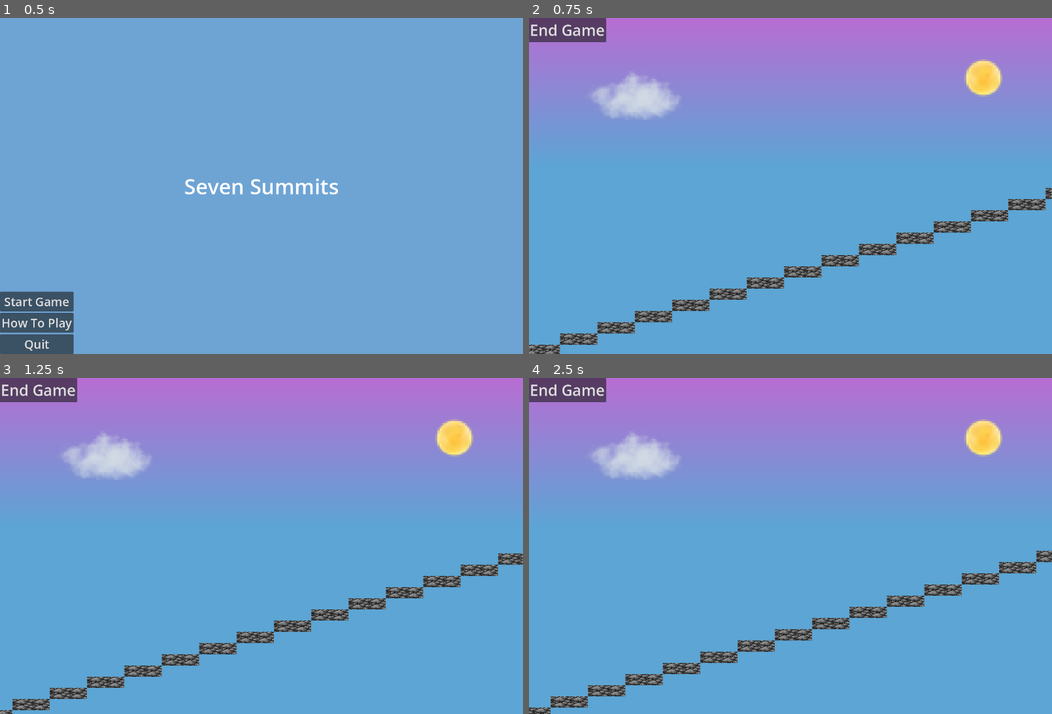
Above: before the commit, frames 1-4 (two rows, left to right).
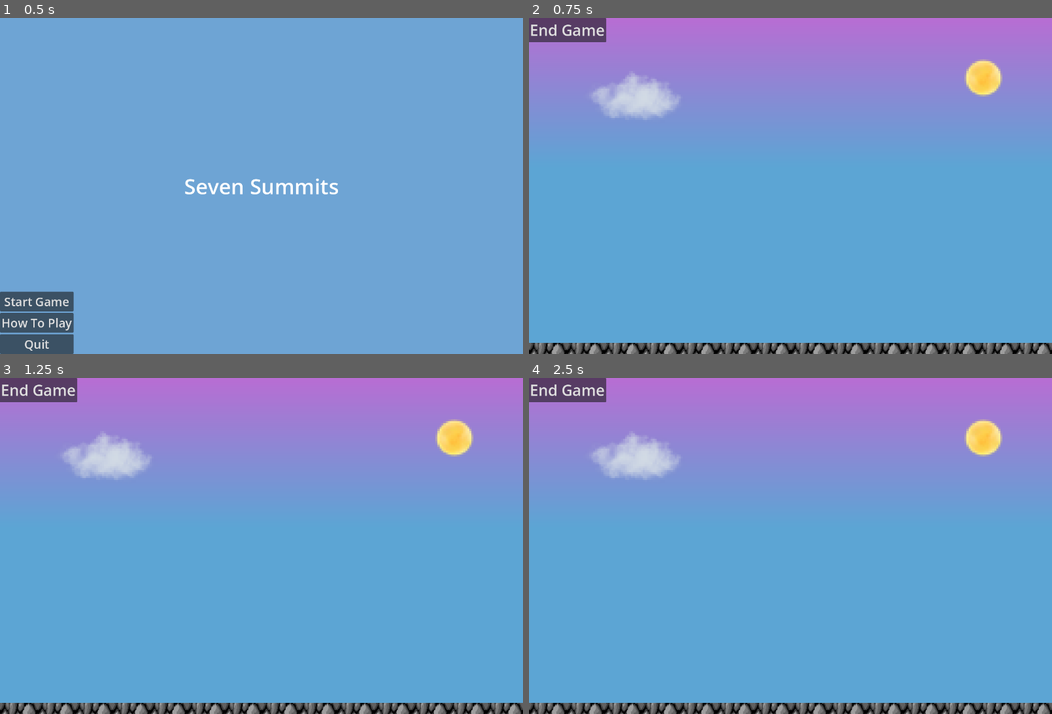
Above: after the commit, the same moments.

Repository: Juliatduffy/hack-usu
Game: Godot game, scene res://Start.tscn
Same seed, same stepped clock (60 frames per second), same inputs: the game is played once before the commit and once after it.
Inputs:
- Up to frame 1 (0.5 s): no input
- Up to frame 2 (0.75 s): click "Start Game" at 0.5 s
- Up to frame 3 (1.25 s): no input
- Up to frame 4 (2.5 s): click "End Game" at 1.25 s; click "Play" at 2 s

Frame 1 is identical in both runs. In frame 2, 6.4% of the frame differs, in the area x 0-100%, y 50-100%; in frame 3, 6.4%; in frame 4, 6.4%.

Commit message:
stairs working better

Diff:
--- a/hackathon/Game.tscn
+++ b/hackathon/Game.tscn
@@ -60,7 +60,7 @@
 layout_mode = 0
 offset_top = 870.0
 offset_right = 100.0
-offset_bottom = 900.0
+offset_bottom = 930.0
 texture = ExtResource("4_t88pq")
 expand_mode = 1
 
@@ -69,7 +69,7 @@
 offset_left = 100.0
 offset_top = 840.0
 offset_right = 200.0
-offset_bottom = 870.0
+offset_bottom = 900.0
 texture = ExtResource("4_t88pq")
 expand_mode = 1
 
@@ -78,7 +78,7 @@
 offset_left = 200.0
 offset_top = 810.0
 offset_right = 300.0
-offset_bottom = 840.0
+offset_bottom = 870.0
 texture = ExtResource("4_t88pq")
 expand_mode = 1
 
@@ -87,7 +87,7 @@
 offset_left = 300.0
 offset_top = 780.0
 offset_right = 400.0
-offset_bottom = 810.0
+offset_bottom = 840.0
 texture = ExtResource("4_t88pq")
 expand_mode = 1
 
@@ -96,7 +96,7 @@
 offset_left = 400.0
 offset_top = 750.0
 offset_right = 500.0
-offset_bottom = 780.0
+offset_bottom = 810.0
 texture = ExtResource("4_t88pq")
 expand_mode = 1
 
@@ -105,7 +105,7 @@
 offset_left = 500.0
 offset_top = 720.0
 offset_right = 600.0
-offset_bottom = 750.0
+offset_bottom = 780.0
 texture = ExtResource("4_t88pq")
 expand_mode = 1
 
@@ -114,7 +114,7 @@
 offset_left = 600.0
 offset_top = 690.0
 offset_right = 700.0
-offset_bottom = 720.0
+offset_bottom = 750.0
 texture = ExtResource("4_t88pq")
 expand_mode = 1
 
@@ -123,7 +123,7 @@
 offset_left = 700.0
 offset_top = 660.0
 offset_right = 800.0
-offset_bottom = 690.0
+offset_bottom = 720.0
 texture = ExtResource("4_t88pq")
 expand_mode = 1
 
@@ -132,61 +132,7 @@
 offset_left = 800.0
 offset_top = 630.0
 offset_right = 900.0
-offset_bottom = 660.0
-texture = ExtResource("4_t88pq")
-expand_mode = 1
-
-[node name="s10" type="TextureRect" parent="Stairs" unique_id=1777865275]
-layout_mode = 0
-offset_left = 900.0
-offset_top = 600.0
-offset_right = 1000.0
-offset_bottom = 630.0
-texture = ExtResource("4_t88pq")
-expand_mode = 1
-
-[node name="s11" type="TextureRect" parent="Stairs" unique_id=827524117]
-layout_mode = 0
-offset_left = 1000.0
-offset_top = 570.0
-offset_right = 1100.0
-offset_bottom = 600.0
-texture = ExtResource("4_t88pq")
-expand_mode = 1
-
-[node name="s12" type="TextureRect" parent="Stairs" unique_id=1660239883]
-layout_mode = 0
-offset_left = 1100.0
-offset_top = 540.0
-offset_right = 1200.0
-offset_bottom = 570.0
-texture = ExtResource("4_t88pq")
-expand_mode = 1
-
-[node name="s13" type="TextureRect" parent="Stairs" unique_id=1023963358]
-layout_mode = 0
-offset_left = 1200.0
-offset_top = 510.0
-offset_right = 1300.0
-offset_bottom = 540.0
-texture = ExtResource("4_t88pq")
-expand_mode = 1
-
-[node name="s14" type="TextureRect" parent="Stairs" unique_id=1509790553]
-layout_mode = 0
-offset_left = 1300.0
-offset_top = 480.0
-offset_right = 1400.0
-offset_bottom = 510.0
-texture = ExtResource("4_t88pq")
-expand_mode = 1
-
-[node name="s15" type="TextureRect" parent="Stairs" unique_id=2113066925]
-layout_mode = 0
-offset_left = 1300.0
-offset_top = 480.0
-offset_right = 1400.0
-offset_bottom = 510.0
+offset_bottom = 690.0
 texture = ExtResource("4_t88pq")
 expand_mode = 1
 
--- a/hackathon/stairs.gd
+++ b/hackathon/stairs.gd
@@ -1,89 +1,116 @@
 extends Control
 
-# Movement (pixels/sec)
-@export var speed_left: float = 100.0
-@export var speed_down: float = 30.0
+# Tile size
+@export var tile_w: float = 200.0
+@export var tile_h: float = 400.0
 
-# Step geometry
-@export var tile_size: Vector2 = Vector2(100, 30)
-@export var step_spacing: Vector2 = Vector2(100, 30) # right 100, up 30 (negative y)
+# WAY slower (bigger = slower)
+@export var step_interval: float = 1.2
 
-# How many steps you have (you said 15)
-@export var step_count: int = 15
+# Vertical behavior
+@export var base_drop_per_step: float = 20.0
+@export var jagged_max: float = 120.0
 
-# Where the staircase "starts" (bottom-left-ish)
+# Max allowed height change between consecutive tiles
+@export var max_jump_height_diff: float = 200.0
+
+# Playable vertical band (smaller y = higher on screen)
+@export var y_min: float = 200.0
+@export var y_max: float = 900.0
+
 @export var start_pos: Vector2 = Vector2(0, 870)
-
-# Offscreen padding
-@export var pad: float = 20.0
+@export var step_count: int = 9
 
 var _steps: Array[Control] = []
-var _d: Vector2 # direction from one step to the next (up-right)
+var _t_accum: float = 0.0
 
 func _ready() -> void:
-	_d = Vector2(step_spacing.x, -step_spacing.y) # up-right in Godot coords
-
+	randomize()
 	_collect_steps()
-	_size_steps()
-	_layout_initial()
+	_force_sizes()
+	_initial_layout()
 
 func _process(delta: float) -> void:
-	var screen := get_viewport_rect().size
-	var move := Vector2(-speed_left, speed_down) * delta
-
-	# Move all steps
-	for s in _steps:
-		s.global_position += move
-
-	# Wrap any step that left the screen
-	for s in _steps:
-		if _is_offscreen(s, screen):
-			var front := _frontmost_step()
-			s.global_position = front.global_position + _d
+	_t_accum += delta
+	while _t_accum >= step_interval:
+		_t_accum -= step_interval
+		_advance_one_step()
 
 func _collect_steps() -> void:
 	_steps.clear()
 
-	# Prefer s1..s15 if they exist (your setup)
 	for i in range(1, step_count + 1):
 		var n := get_node_or_null("s%d" % i)
 		if n != null and n is Control:
 			_steps.append(n)
 
-	# Fallback: if naming isn't perfect, just grab children
+	# Fallback: grab children if naming isn't perfect
 	if _steps.size() == 0:
 		for c in get_children():
 			if c is Control:
 				_steps.append(c)
 
-func _size_steps() -> void:
+func _force_sizes() -> void:
 	for s in _steps:
-		s.custom_minimum_size = tile_size
-		s.size = tile_size
+		s.custom_minimum_size = Vector2(tile_w, tile_h)
+		s.size = Vector2(tile_w, tile_h)
 
-func _layout_initial() -> void:
-	# Make a clean staircase: bottom-left -> up-right
-	# s1 at start_pos, s2 one step up-right, etc.
-	# Uses GLOBAL positions so Control layout doesn’t fight you.
+func _initial_layout() -> void:
+	var x := start_pos.x
+	var y := _bounce_y(start_pos.y)
+
 	for i in range(_steps.size()):
-		_steps[i].global_position = start_pos + _d * float(i)
+		_steps[i].global_position = Vector2(x, y)
+		x += tile_w
 
-func _is_offscreen(s: Control, screen: Vector2) -> bool:
-	var p := s.global_position
-	var off_left := (p.x + tile_size.x) < -pad
-	var off_bottom := p.y > screen.y + pad
-	return off_left or off_bottom
+func _advance_one_step() -> void:
+	# Move left by exactly one tile width per tick
+	for s in _steps:
+		s.global_position.x -= tile_w
 
-func _frontmost_step() -> Control:
-	# "Front" means furthest along the up-right diagonal direction _d.
-	# We use a dot product projection to find that.
+	# Wrap tiles that exited left
+	var left_edge := -tile_w
+	for s in _steps:
+		if s.global_position.x < left_edge:
+			_respawn_at_right_end(s)
+
+func _respawn_at_right_end(s: Control) -> void:
+	var rightmost := _rightmost_step()
+	var new_x := rightmost.global_position.x + tile_w
+
+	# Propose a vertical change and strictly limit it to max_jump_height_diff
+	var proposed_delta := base_drop_per_step + randf_range(-jagged_max, jagged_max)
+	var clamped_delta = clamp(proposed_delta, -max_jump_height_diff, max_jump_height_diff)
+
+	# Bounce into [y_min, y_max] so tiles don't get stuck at the bottom
+	var new_y := _bounce_y(rightmost.global_position.y + clamped_delta)
+
+	s.global_position = Vector2(new_x, new_y)
+
+func _rightmost_step() -> Control:
 	var best := _steps[0]
-	var best_t := best.global_position.dot(_d)
+	var best_x := best.global_position.x
 
 	for i in range(1, _steps.size()):
-		var t := _steps[i].global_position.dot(_d)
-		if t > best_t:
-			best_t = t
+		var x := _steps[i].global_position.x
+		if x > best_x:
+			best_x = x
 			best = _steps[i]
 
 	return best
+
+func _bounce_y(y: float) -> float:
+	# Reflect (bounce) y into [y_min, y_max] instead of clamping or wrapping.
+	# This prevents tiles from piling up at y_max and keeps motion varied.
+	var span := y_max - y_min
+	if span <= 0.0:
+		return y_min
+
+	var t := y - y_min
+	var period := 2.0 * span
+	t = fposmod(t, period)
+
+	if t > span:
+		t = period - t  # reflect back
+
+	return y_min + t
